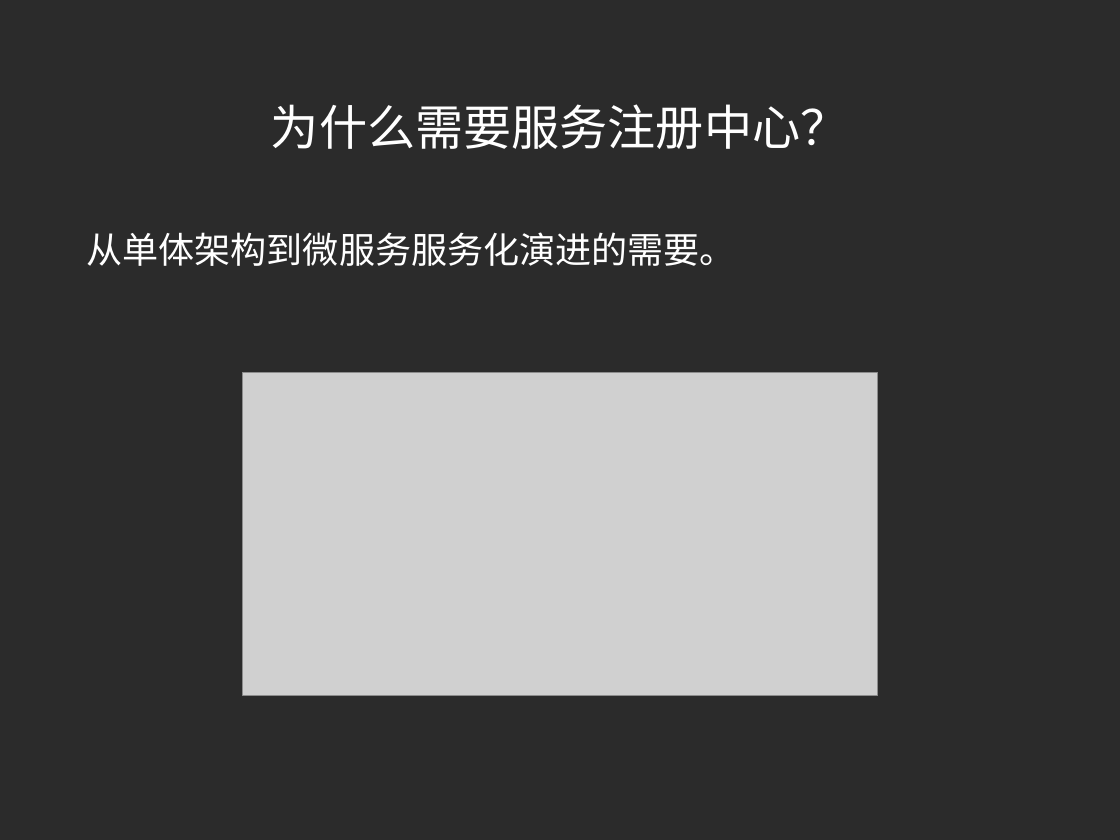
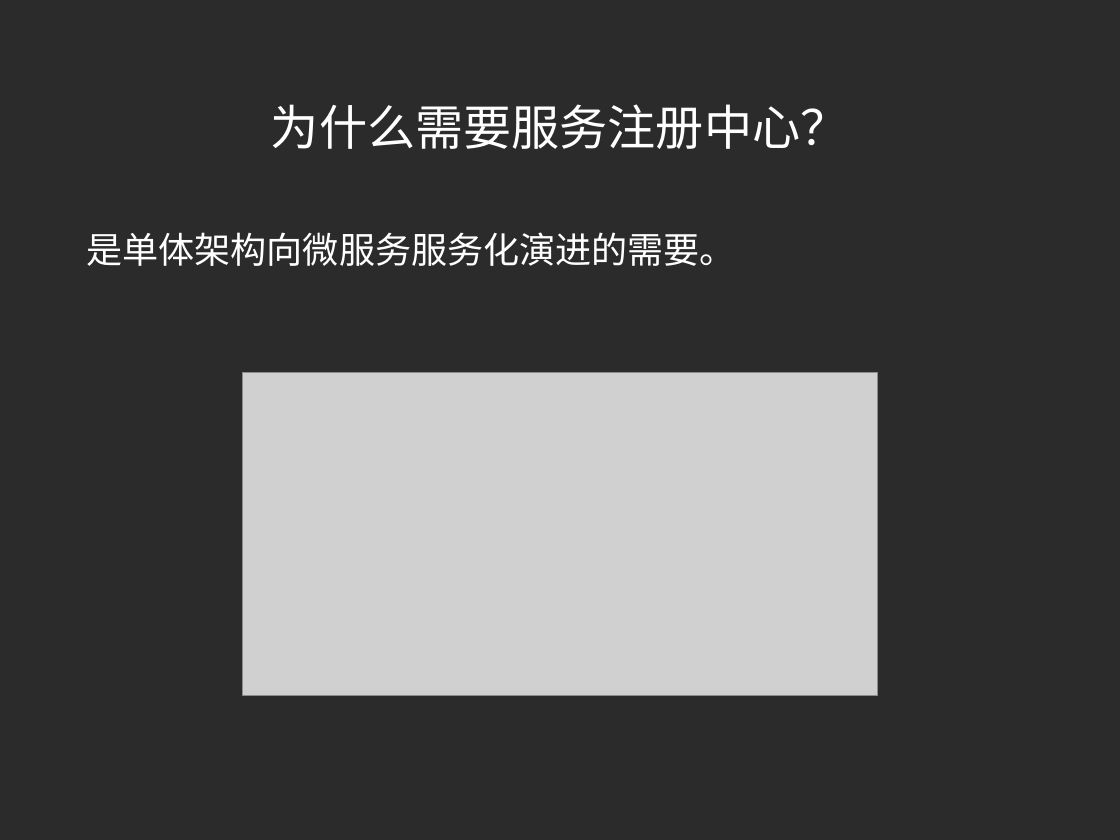
Before and after one commit to little-cui/sc-tester, a slide deck: slide 3 of doc/introduce.ppt. Drawn at 1120x840 pixels with LibreOffice and Linux fonts; fonts in the diff are those of the drawing; grey boxes stand for pictures; background and template pictures are left out; a plain dark background stands for a picture behind light text. Boxes give left, top, right and bottom in pixels: in the first picture for what was removed or moved away, otherwise in the second. Text is boxed around its words. In the diff, an @@ line names an element or a change of style, - is before the commit and + after.

```diff
--- a/doc/introduce.ppt
+++ b/doc/introduce.ppt
@@ text at <box>86,232,736,266</box>: text changed @@
-从单体架构到微服务服务化演进的需要。
+是单体架构向微服务服务化演进的需要。
```
Also in this commit, not shown: 8 other slides changed, 2 slides removed.
